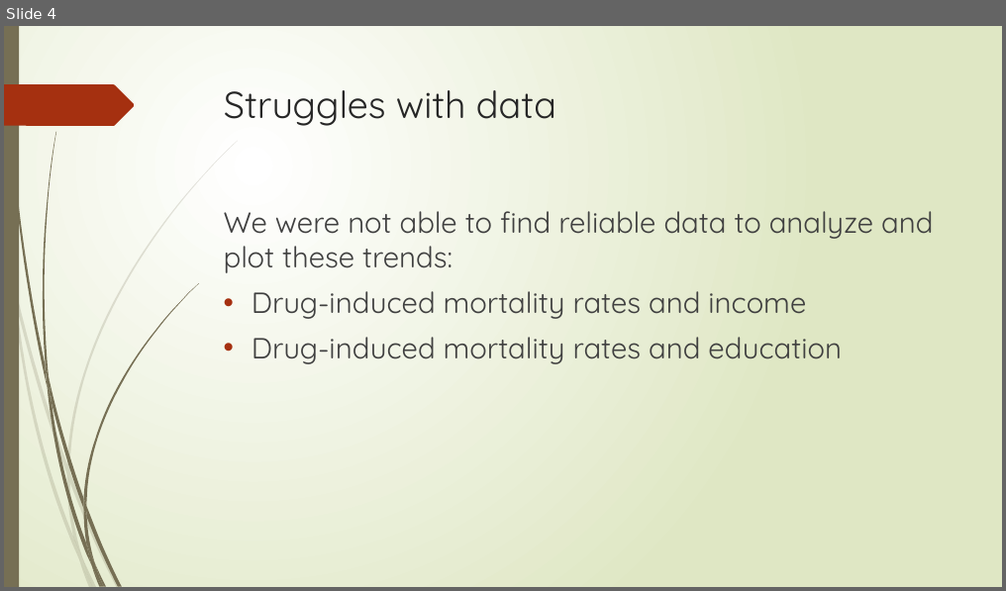
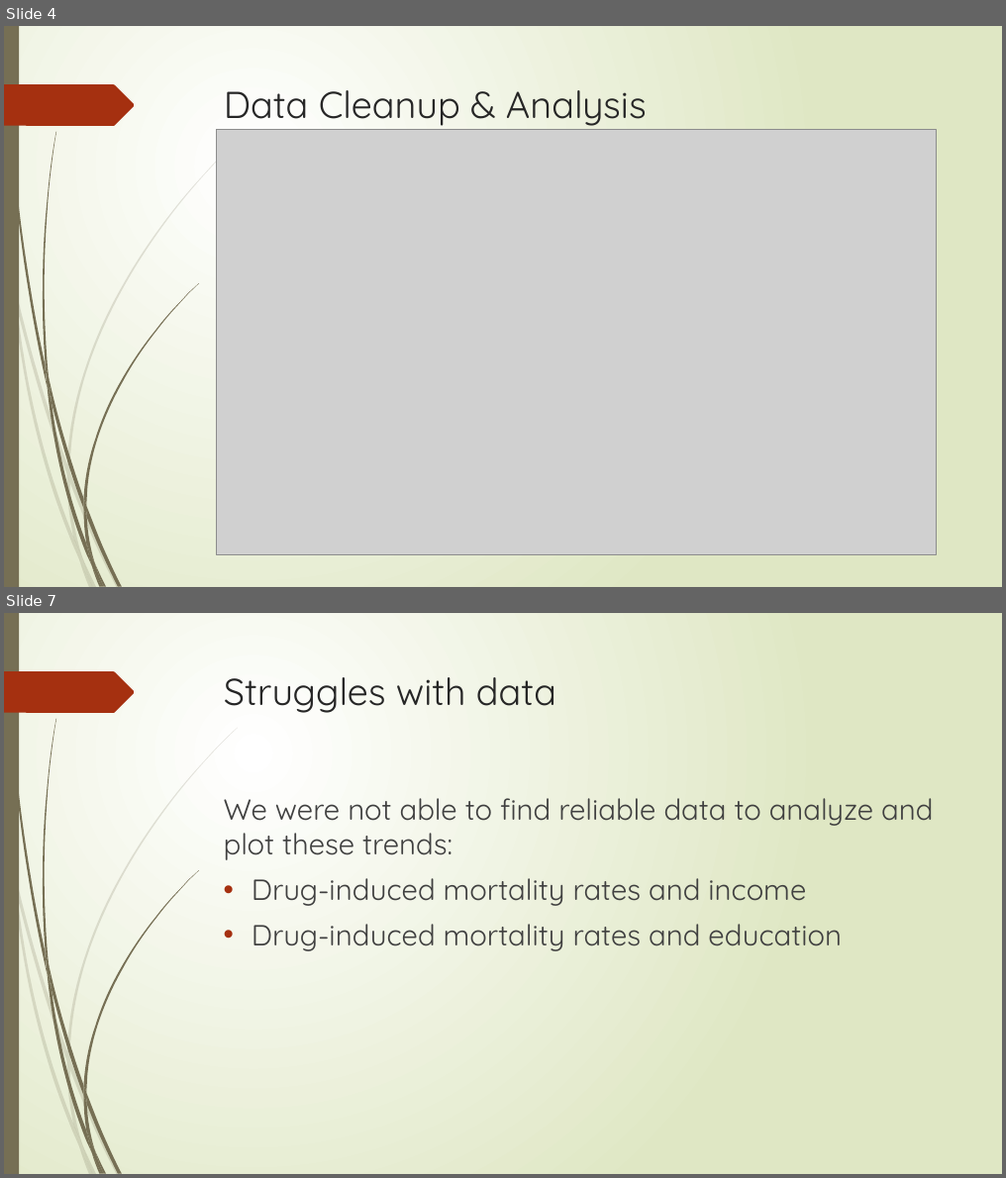
Before and after one commit to yayunl/DataViz-Project1, a slide deck: Drug Mortality and Socio-Economic conditions in Connecticut.pptx. Shown one above the other, each under a label of ours: slide 4 before the commit, slides 4 and 7 after it; the slides between them are not shown. The pictures are 1006x591 and 1006x1178 pixels, drawn with LibreOffice and Linux fonts; fonts in the diff are those of the drawing; grey boxes stand for pictures. Boxes give left, top, right and bottom in pixels: in the first picture for what was removed or moved away, otherwise in the second. Text is boxed around its words. In the diff, an @@ line names an element or a change of style, - is before the commit and + after.

```diff
--- a/Drug Mortality and Socio-Economic conditions in Connecticut.pptx
+++ b/Drug Mortality and Socio-Economic conditions in Connecticut.pptx
@@ slide 4 added at (4,26,1002,587), background gradient #FFFFFF to #DFE8C4; not listed: 24 template elements that a slide beside it also shows @@
@@ title added at (224,90,647,126), 36 pt, text #262626 @@
+Data Cleanup & Analysis
@@ picture added at (217,129,936,556) @@
@@ what was slide 4 is now slide 7 @@
```
Also in this commit, not shown: 3 slides changed, 1 other slide added, 2 other files.
